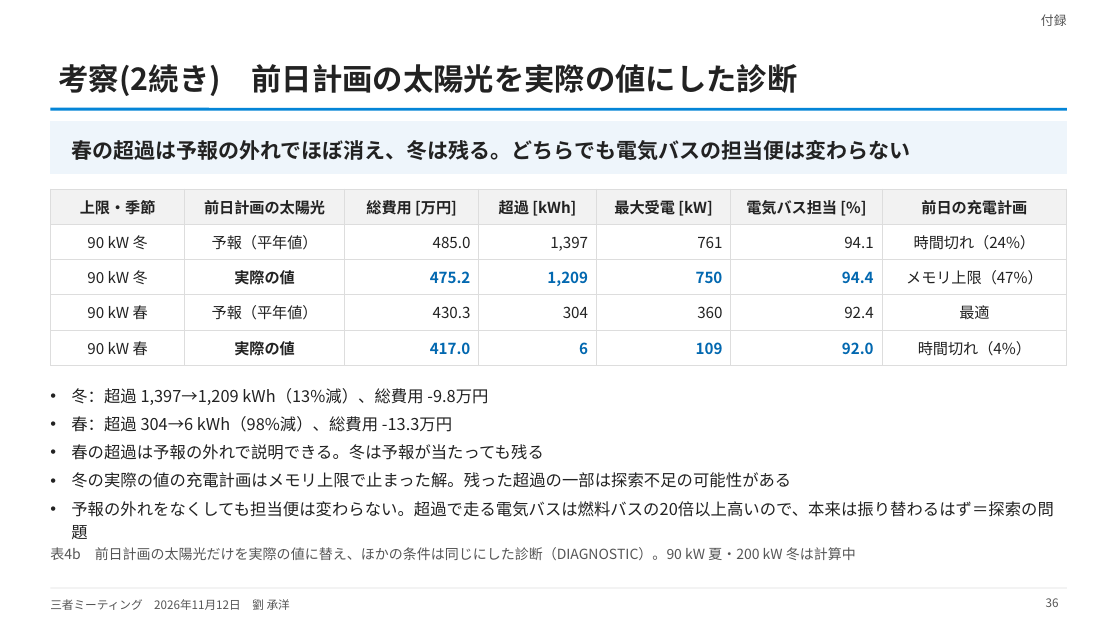
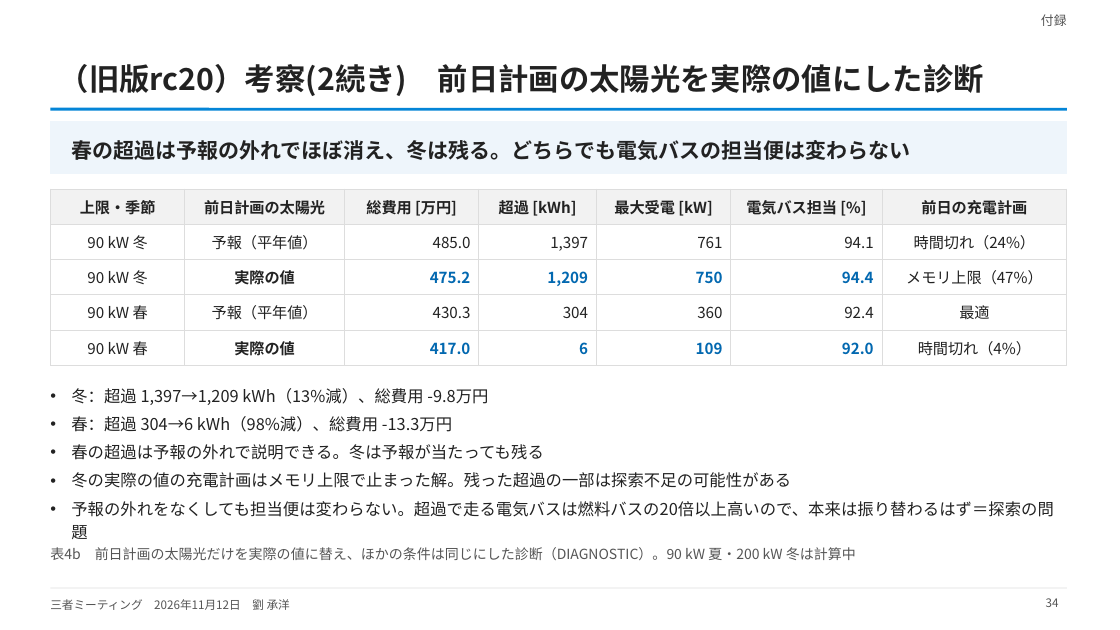
Before and after one commit to CYLIU2003/master-course, a slide deck: slide 34 of outcome/2026-11-12_three_party/three_party_20261112.pptx (slide 36 before the commit). Drawn at 1120x630 pixels with LibreOffice and Linux fonts; fonts in the diff are those of the drawing. Boxes give left, top, right and bottom in pixels: in the first picture for what was removed or moved away, otherwise in the second. Text is boxed around its words. In the diff, an @@ line names an element or a change of style, - is before the commit and + after.

```diff
--- a/outcome/2026-11-12_three_party/three_party_20261112.pptx
+++ b/outcome/2026-11-12_three_party/three_party_20261112.pptx
@@ title at bbox=[59, 64, 984, 96]: text changed @@
-考察(2続き) 前日計画の太陽光を実際の値にした診断
+（旧版rc20）考察(2続き) 前日計画の太陽光を実際の値にした診断
@@ page number at bbox=[1046, 598, 1059, 607]: text changed @@
-36
+34
```
Also in this commit, not shown: 20 other slides changed, 1 slide added, 6 other files.
